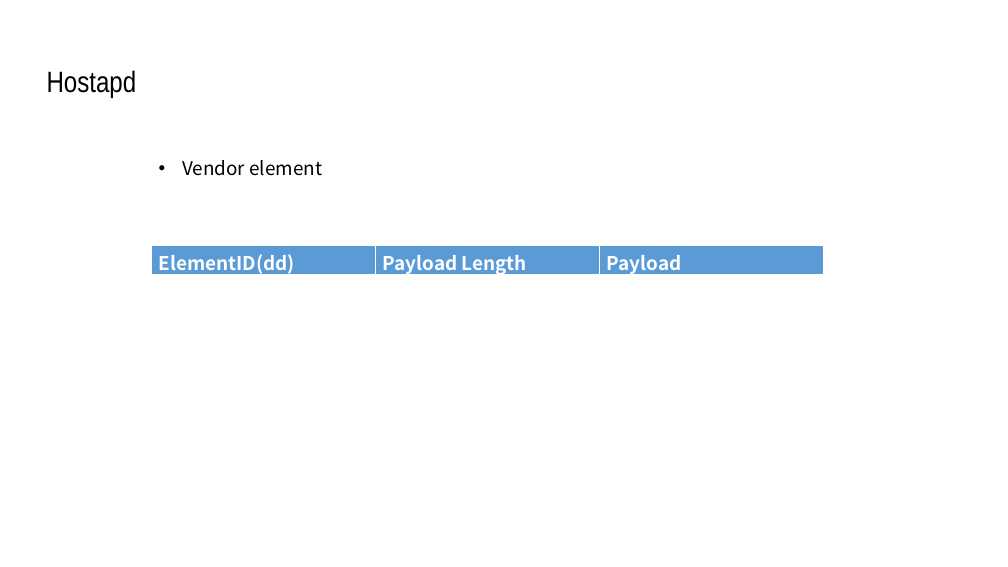
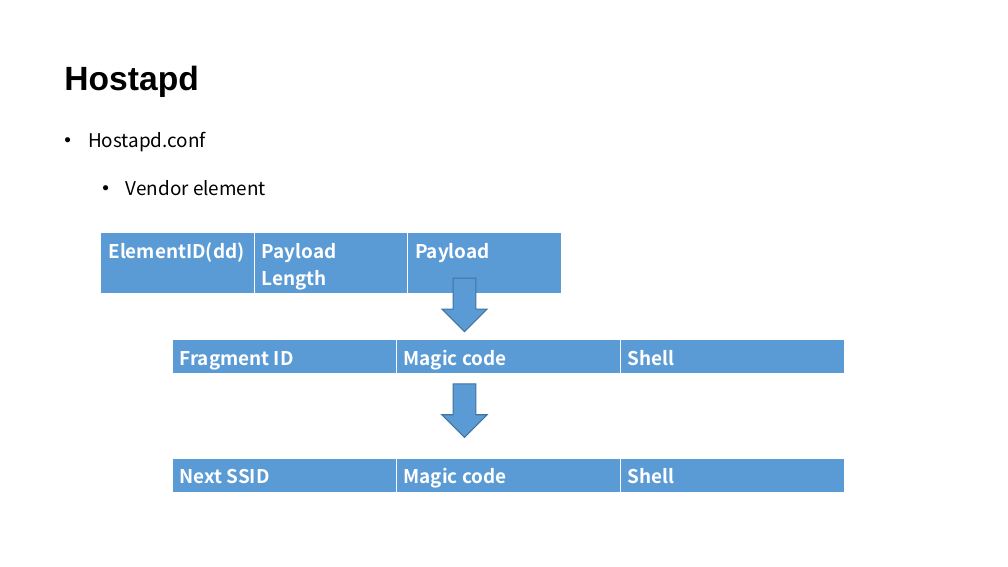
Before and after one commit to JcQSteven/GhostTunnel, a slide deck: slide 16 of Ghost Tunnel.pptx (slide 18 before the commit). Drawn at 1008x567 pixels with LibreOffice and Linux fonts; fonts in the diff are those of the drawing. Boxes give left, top, right and bottom in pixels: in the first picture for what was removed or moved away, otherwise in the second. Text is boxed around its words. In the diff, an @@ line names an element or a change of style, - is before the commit and + after.

```diff
--- a/Ghost Tunnel.pptx
+++ b/Ghost Tunnel.pptx
@@ text "Hostapd": place and size @@
-text "Hostapd" at (47,70,137,97)
+text "Hostapd" at (64,65,198,97)
@@ text "Hostapd" at (64,65,198,97): size 28 to 32 pt, font Arial Narrow to Arial, bold on @@
@@ text "Hostapd.conf": place and size @@
-text "Hostapd.conf" at (182,160,322,176)
+text "Hostapd.conf" at (88,131,266,196)
@@ text at (88,131,206,152): paragraph added @@
+• Hostapd.conf
@@ text at (126,180,266,196): list level 1 to 2 in "Vendor element" @@
@@ table: place and size @@
-table at (151,245,823,280)
+table at (101,232,561,294)
@@ down arrow added at (442,278,487,332), fill #5B9BD5, outline #43739E 1 pt @@
@@ table added at (172,340,844,374), 1 rows, 3 columns @@
+Fragment ID | Magic code | Shell
@@ down arrow added at (442,384,487,438), fill #5B9BD5, outline #43739E 1 pt @@
@@ table added at (172,458,844,492), 1 rows, 3 columns @@
+Next SSID | Magic code | Shell
```
Also in this commit, not shown: 17 other slides changed, 3 slides added, 4 slides removed.
